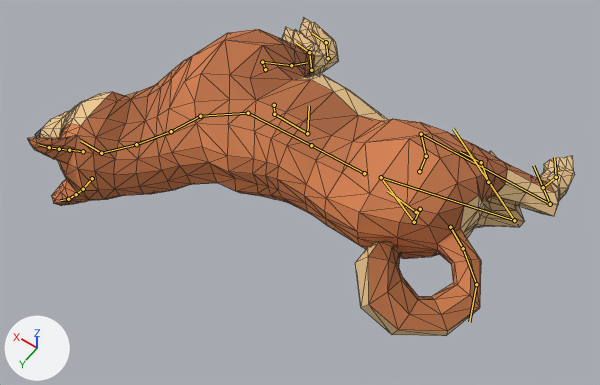
Renders of the glTF model assets/animals/dog.glb from each side of a commit.
Camera for both pictures: a 50 mm camera at (-2.14, 5.01, 5.4) aimed at (0.23, 1.7, 0.19). Every picture has the same lights, and +X, +Y and +Z are marked at lower left. The first picture is the older version. Both versions are drawn at frame 1 of the action 'Lie'; the numbers are the values there. The bones that change, and the others that lie on the model, are drawn over the model as lines. Mesh edges are drawn as thin lines.

Names of what the first picture shows: 'ShibaInu'.
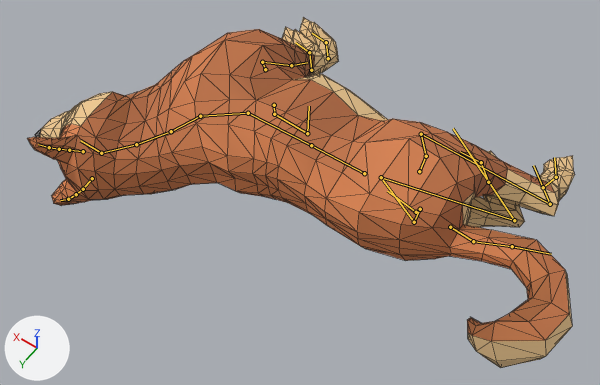
Boxes [x1, y1, x2, y2] around the edits, measured in the pictures (600 x 385 px):
'ShibaInu', posed (10% taller): before [27, 17, 575, 336]; after [27, 17, 575, 368]
bone 'Tail1', root to tip: before (450, 227) to (463, 248); after (450, 227) to (473, 241)
bone 'Tail2', root to tip: before (463, 248) to (476, 284); after (473, 241) to (512, 246)
bone 'Tail3', root to tip: before (476, 284) to (469, 322); after (512, 246) to (551, 254)

What changed in the scene script:
```text
Change bone_tail1:
    where bone_tail1 = bpy.data.objects['AnimalArmature'].pose.bones['Tail1']  # child of 'Back'
    bone_tail1.rotation_quaternion: (1.0, 0.0, 0.0, 0.0) -> (-0.97, 0.242, 0.0, 0.0)  # degrees (0, 0, 0) -> degrees (-28, 0, 0)
Change bone_tail2:
    where bone_tail2 = bpy.data.objects['AnimalArmature'].pose.bones['Tail2']  # child of 'Tail1'
    bone_tail2.rotation_quaternion: (0.973, 0.025, 0.015, -0.231) -> (0.97, -0.242, 0.0, 0.0)  # degrees (2, 2, -27) -> degrees (-28, 0, 0)
Change bone_tail3:
    where bone_tail3 = bpy.data.objects['AnimalArmature'].pose.bones['Tail3']  # child of 'Tail2'
    bone_tail3.rotation_quaternion: (1.0, 0.0, 0.0, 0.0) -> (0.97, -0.242, 0.0, 0.0)  # degrees (0, 0, 0) -> degrees (-28, 0, 0)
```
